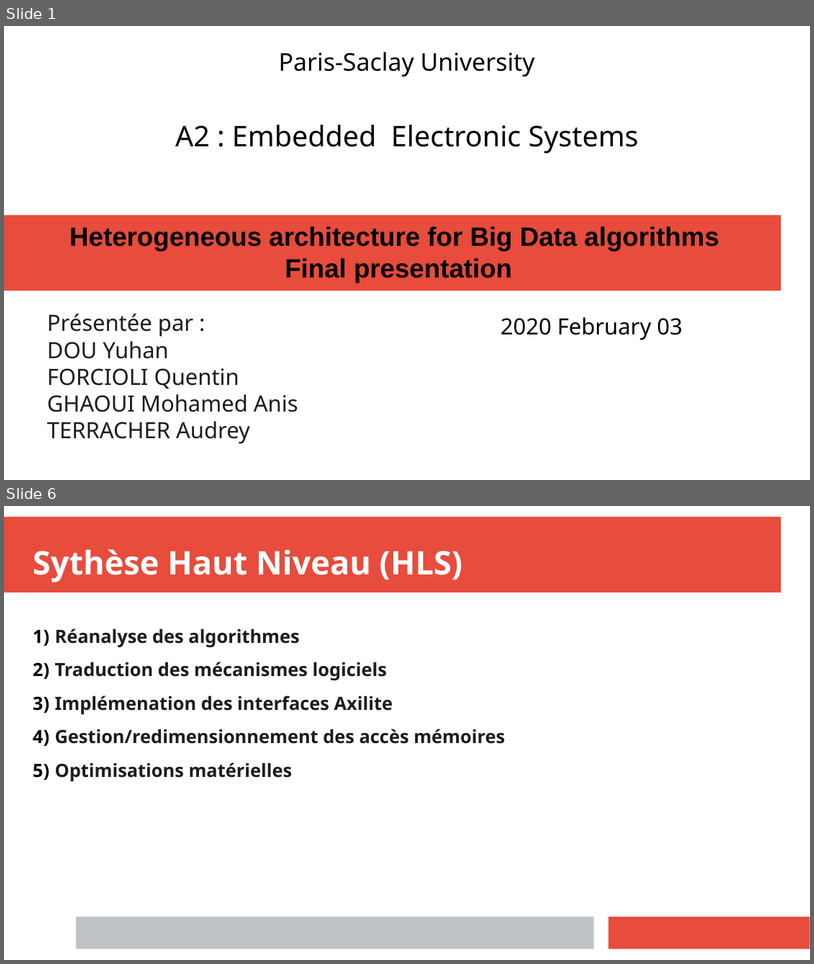
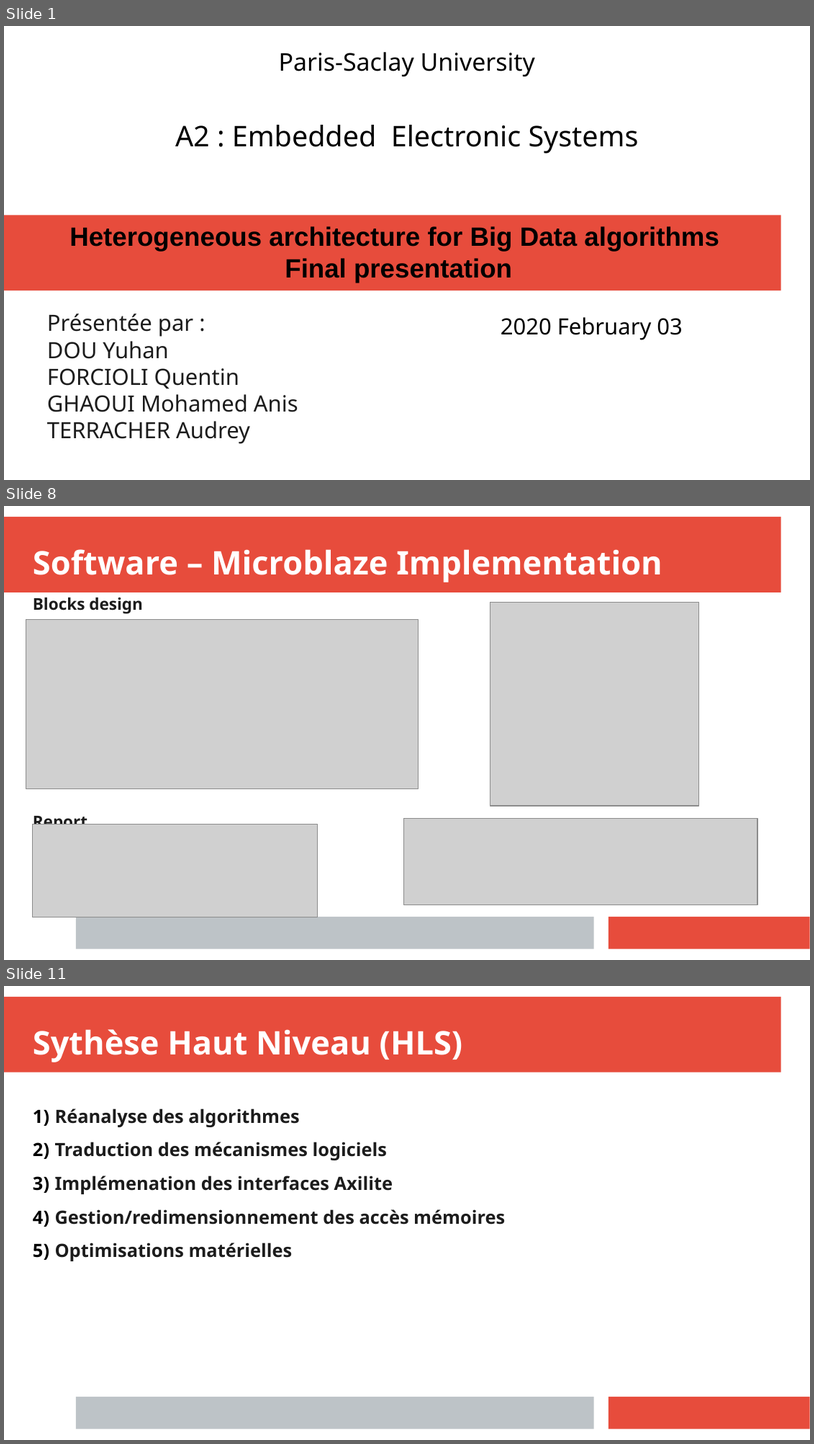
Before and after one commit to anisghaoui/A2, a slide deck: presentation_finale/prensent_A2_ghaoui.pptx. Shown one above the other, each under a label of ours: slides 1 and 6 before the commit, slides 1, 8 and 11 after it; the slides between them are not shown. The pictures are 814x964 and 814x1444 pixels, drawn with LibreOffice and Linux fonts; fonts in the diff are those of the drawing; grey boxes stand for pictures. Boxes give left, top, right and bottom in pixels: in the first picture for what was removed or moved away, otherwise in the second. Text is boxed around its words. In the diff, an @@ line names an element or a change of style, - is before the commit and + after.

```diff
--- a/presentation_finale/prensent_A2_ghaoui.pptx
+++ b/presentation_finale/prensent_A2_ghaoui.pptx
@@ slide 8 added at (4,506,810,960), background #FFFFFF; not listed: 3 template elements that a slide beside it also shows @@
@@ text added at (33,549,663,582), 32 pt, text #FFFFFF, bold @@
+Software – Microblaze Implementation
@@ text added at (33,597,143,824), 16 pt, text #1C1C1C, bold @@
+Blocks design
+Report
@@ picture added at (491,602,700,806) @@
@@ picture added at (26,620,418,789) @@
@@ picture added at (33,824,318,917) @@
@@ picture added at (404,818,758,904) @@
@@ what was slide 6 is now slide 11 @@
```
Also in this commit, not shown: 1 slide changed, 7 other slides added, 3 slides removed, 14 other files.
